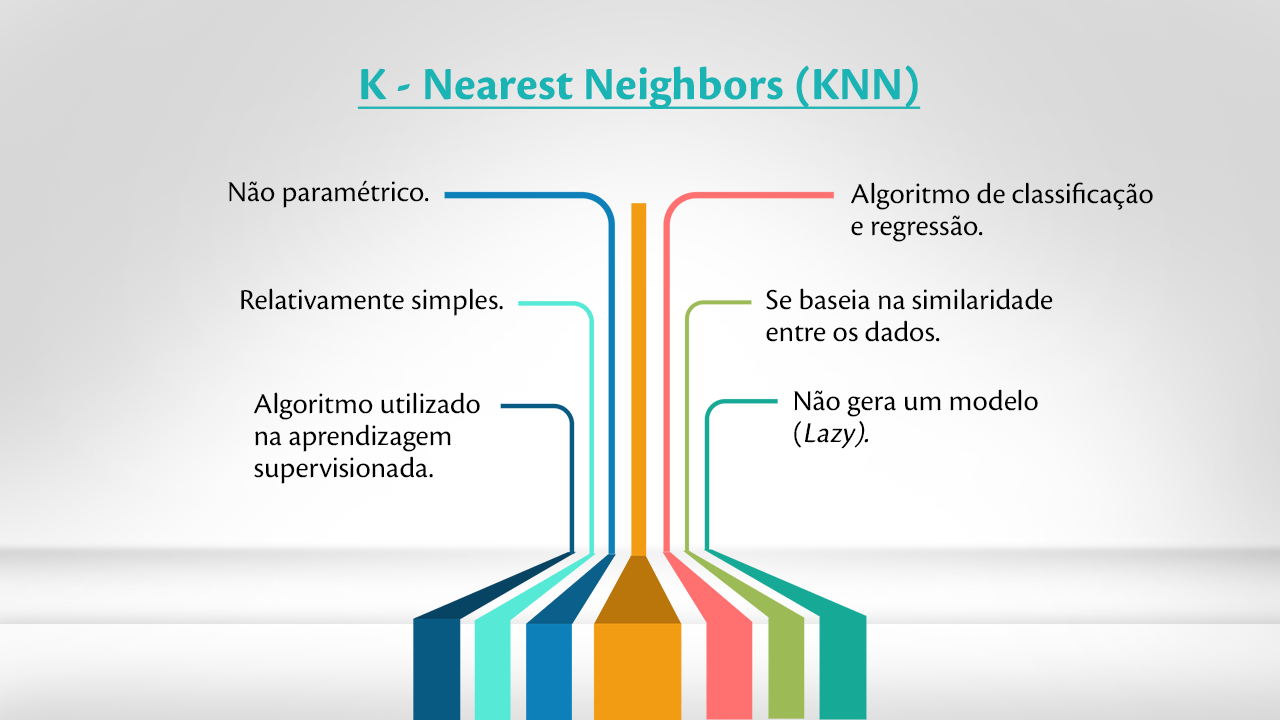
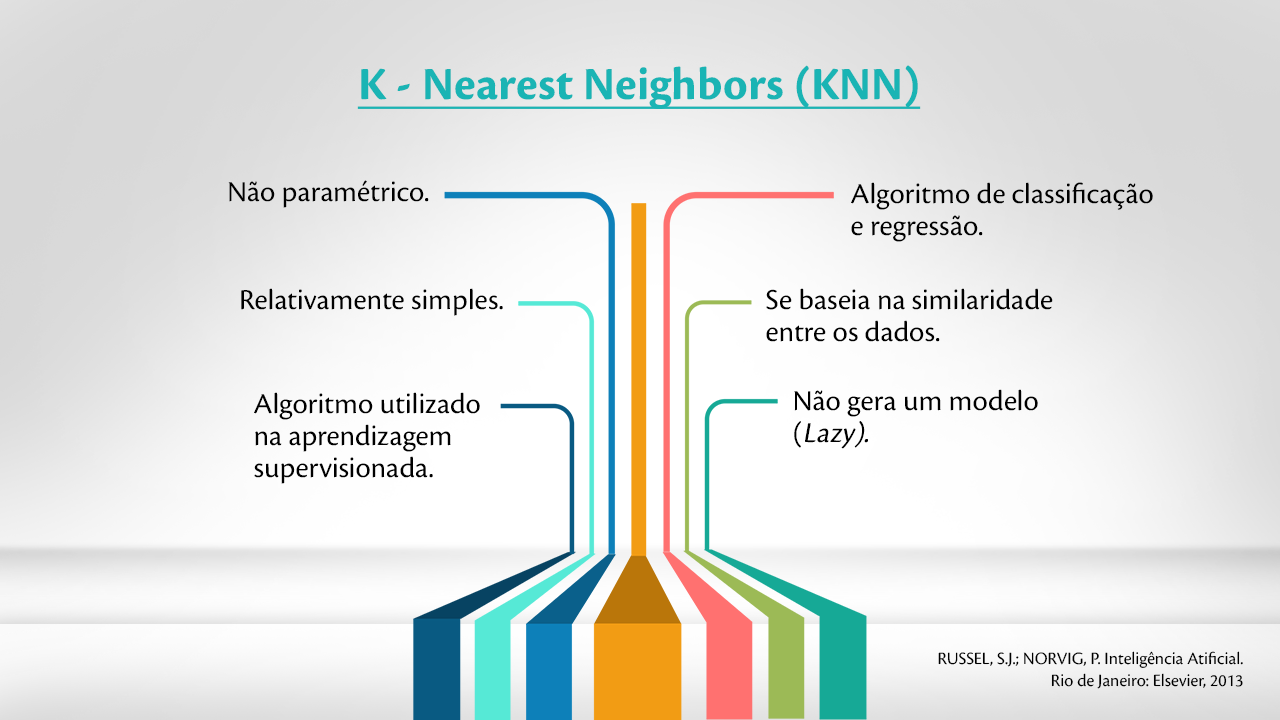
The second (1280, 720) image is a revision of the first. Changes to its layers:
added layer "RUSSEL, S.J.; NORVIG, P. Inteligência Atificial. Rio de Janeir" above "K - Nearest Neighbors (KNN)" over [938, 651, 1243, 689]
